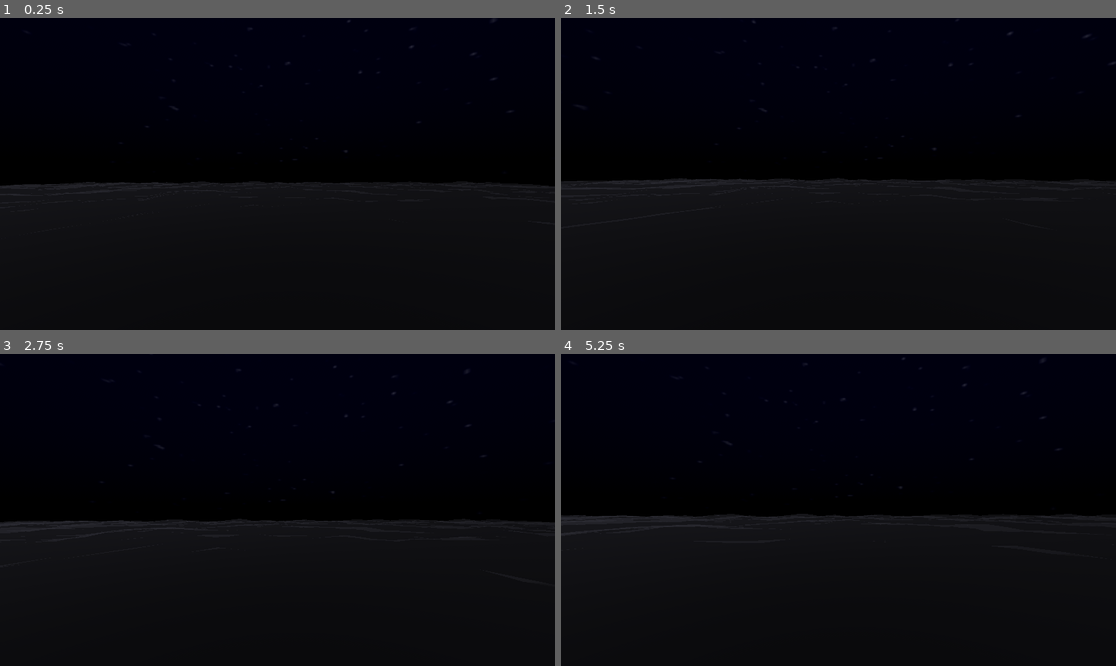
Above: before the commit, frames 1-4 (two rows, left to right).
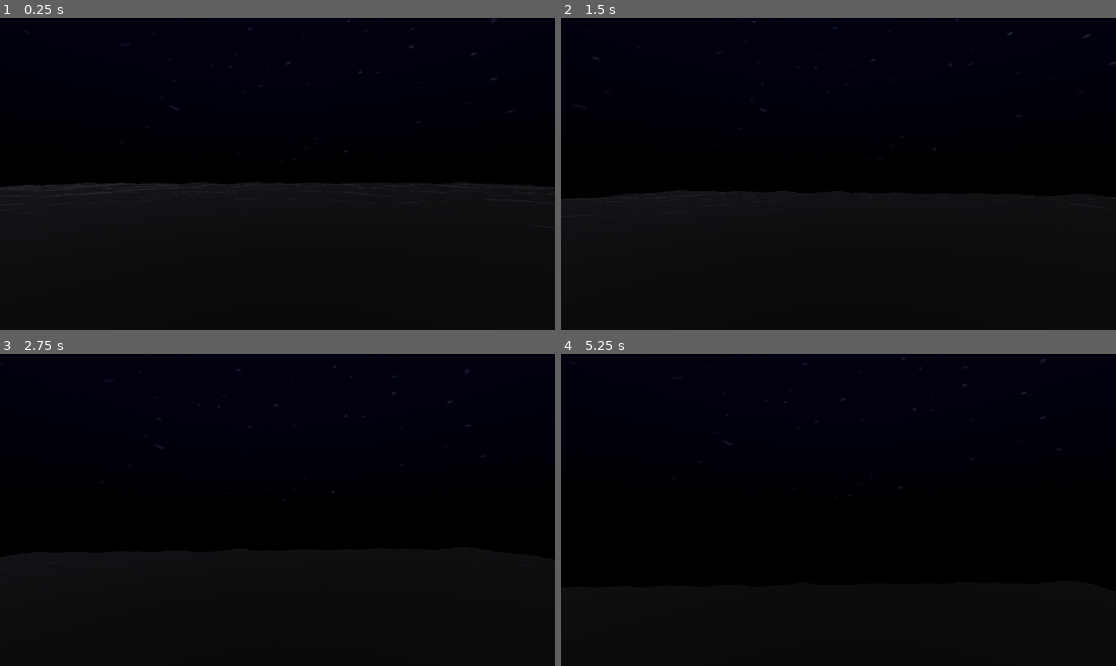
Above: after the commit, the same moments.

Repository: Wouterbeets/mindpalace
Game: Godot game, scene res://world.tscn
Two runs of this game, one before a commit and one after it. Both use one fixed random seed, a clock stepped at 60 frames per second and the inputs below.
Inputs (mouse positions are in pixels of both pictures, inside the frame that each line leads up to):
- Up to frame 1 (0.25 s): no input
- Up to frame 2 (1.5 s): tap Enter (ui_accept) at 0.5, 0.6, 0.77, 1.07, 1.25, 1.35 s; move the mouse to (866, 174) at 0.52 s; hold Up (ui_up) from 0.53 s (still down); move the mouse to (810, 174) at 1.27 s
- Up to frame 3 (2.75 s): keep holding Up (ui_up); tap Enter (ui_accept) at 1.52, 1.82, 2.1 s; move the mouse to (288, 503) at 2.02 s
- Up to frame 4 (5.25 s): keep holding Up (ui_up); move the mouse to (832, 516) at 2.77 s; tap Enter (ui_accept) at 2.85, 3.02, 3.32, 3.6, 3.77, 4.07, 4.35, 4.52, 4.82, 5.1 s; move the mouse to (877, 513) at 3.52 s; move the mouse to (794, 506) at 4.27 s; move the mouse to (844, 510) at 5.02 s

The runs differ from the first frame. In frame 1, 0.1% of the frame differs, in the area x 0-100%, y 52-57%; in frame 2, 2.0%; in frame 3, 2.5%; in frame 4, 2.9%, in the area x 0-100%, y 51-66%.

Commit message:
feat: add floating movement to player
Co-authored-by: aider (xai/grok-code-fast-1) <aider@aider.chat>

Diff:
--- a/world/world/player.gd
+++ b/world/world/player.gd
@@ -16,15 +16,19 @@
 		$Camera.rotation.x = clamp($Camera.rotation.x, -deg_to_rad(70), deg_to_rad(70))
 
 func _physics_process(delta):
-	# Add gravity
-	if not is_on_floor():
-		velocity.y -= gravity * delta
+	# Remove gravity for floating
+	# if not is_on_floor():
+	#     velocity.y -= gravity * delta
 
-	# Handle jump
-	if Input.is_action_just_pressed("ui_accept") and is_on_floor():  # Space for jump
-		velocity.y = jump_speed
+	# Handle vertical movement for floating (Q for up, E for down)
+	var vertical_input = 0.0
+	if Input.is_action_pressed("ui_up"):  # Assuming Q is mapped to ui_up or add custom action
+		vertical_input += 1.0
+	if Input.is_action_pressed("ui_down"):  # Assuming E is mapped to ui_down or add custom action
+		vertical_input -= 1.0
+	velocity.y = vertical_input * speed
 
-	# Get input direction (WASD)
+	# Get input direction (WASD for horizontal)
 	var input_dir := Input.get_vector("ui_left", "ui_right", "ui_up", "ui_down")
 	var direction := (transform.basis * Vector3(input_dir.x, 0, input_dir.y)).normalized()
 	if direction:
